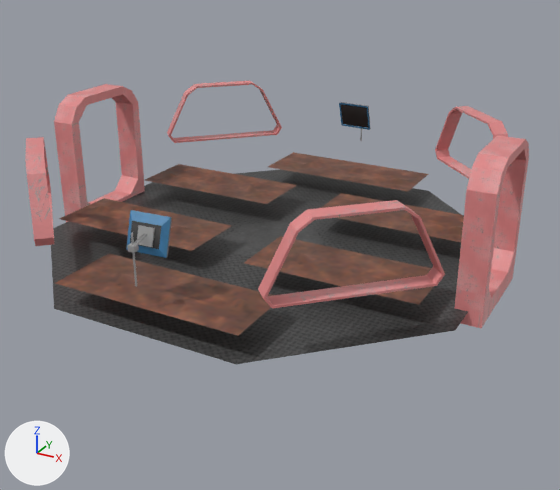
Before and after pictures for a commit that changed the Blender file Assets/homestead/models/large_greenhouse.blend.
Before and after are seen from a 50 mm lens placed at (8.14, -14.47, 7.14), pointed at (0.02, 0.28, -0.24). The axes (+X, +Y, +Z) are drawn at lower left. The lights are the same throughout.

The first picture shows 'Circle', 'Monitor', 'Monitor.001', 'bio_shelf_dirt.001', 'bio_shelf_dirt.002', 'corridorAnchor', 'window_frame'.
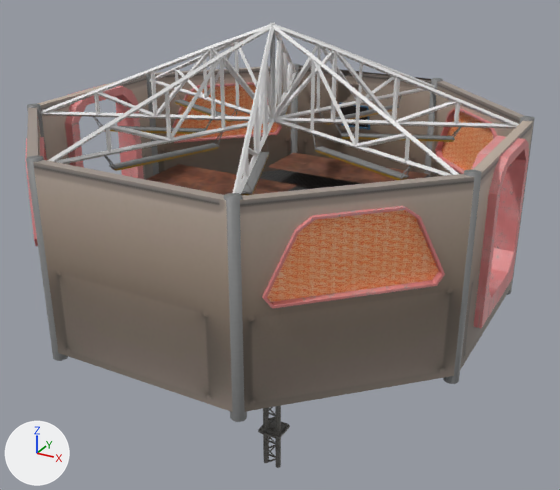
Commit message: Final skin on large greenhouse exterior components

The change, as a diff of the scene's bpy script:
```diff
--- a/Assets/homestead/models/large_greenhouse.blend.py
+++ b/Assets/homestead/models/large_greenhouse.blend.py
@@ me_cube_002 @@
 # used by ob_walls_monitor; location = (0.0, 0.0, 0.0)
-me_cube_002.from_pydata(...)  # 48 vertices, 9 faces, 18 loose edges; spans x -5.1..5.1, y -5.1..5.1, z -0.9..3.0
+me_cube_002.from_pydata(...)  # 208 vertices, 95 faces, 18 loose edges; spans x -5.1..5.1, y -5.1..5.1, z -0.9..3.0
+# me_cube_002 part 1: a new loose piece of 32 vertices spanning x 4.91..5.1, y -2.05..2.05, z -0.9..3.0, in mat_hdu_01_jpg (picture img_hdu_01_jpg)
+# me_cube_002 part 2: a new loose piece of 32 vertices spanning x -5.1..-4.91, y -2.05..2.05, z -0.9..3.0, in mat_hdu_01_jpg (picture img_hdu_01_jpg)
+# me_cube_002 part 3: 24 vertices added at x 2.02..5.05, y -5.05..-2.02, z -0.9..3.0
+# me_cube_002 part 4: 24 vertices added at x 2.02..5.05, y 2.02..5.05, z -0.9..3.0
+# me_cube_002 part 5: 24 vertices added at x -5.05..-2.02, y 2.02..5.05, z -0.9..3.0
+# me_cube_002 part 6: 24 vertices added at x -5.05..-2.02, y -5.05..-2.02, z -0.9..3.0
 me_cube_002.materials.append(mat_hdu_01_jpg)
@@ ob_window @@
 _m = ob_window.modifiers.new('Array', 'ARRAY')
 _m.offset_object = ob_rotor_90
-ob_window.hide_viewport = True
@@ ob_bio_shelf_dirt_002 @@
 ob_bio_shelf_dirt_002.location = (0.0, 0.0, 0.0)
-_m = ob_bio_shelf_dirt_002.modifiers.new('Mirror', 'MIRROR')
-_m.use_axis = (False, True, False)
@@ ob_lattice @@
 _m = ob_lattice.modifiers.new('Array', 'ARRAY')
 _m.offset_object = ob_rotor_45
-ob_lattice.hide_viewport = True
@@ ob_octagon_posts @@
 _m = ob_octagon_posts.modifiers.new('Array', 'ARRAY')
 _m.offset_object = ob_rotor__45
-ob_octagon_posts.hide_viewport = True
@@ ob_walls_monitor @@
 ob_walls_monitor.location = (0.0, 0.0, 0.0)
-ob_walls_monitor.hide_viewport = True
@@ ob_stage_pillar @@
 ob_stage_pillar.scale = (0.0141, 0.0178, 0.0141)
-ob_stage_pillar.hide_viewport = True
@@ ob_lamp_ceiling @@
 _m = ob_lamp_ceiling.modifiers.new('Array', 'ARRAY')
 _m.offset_object = ob_rotor_135
-ob_lamp_ceiling.hide_viewport = True
```

What differs and where, as boxes [x1, y1, x2, y2] in the pictures (560 x 490 px):
'walls_monitor', shown: after [27, 65, 533, 412]
'lattice', shown: after [40, 23, 519, 194]
'window', shown (brown): after [174, 85, 493, 302]
'octagon_posts', shown: after [26, 64, 535, 422]
'lamp_ceiling', shown: after [93, 84, 461, 195]
'stage_pillar', shown (black): after [258, 406, 290, 468]
part 1 of me_cube_002, added: after [460, 121, 533, 370]
part 2 of me_cube_002, added (brown): after [37, 76, 153, 179]
part 3 of me_cube_002, added: after [240, 174, 475, 412]
part 4 of me_cube_002, added: after [430, 81, 524, 177]
part 5 of me_cube_002, added (brown): after [155, 65, 291, 174]
part 6 of me_cube_002, added: after [27, 108, 41, 157]
'Circle', unchanged, covered by the edit: before [51, 169, 468, 364]; after [260, 170, 362, 191]
'bio_shelf_dirt.001', unchanged, covered by the edit: before [59, 164, 464, 305]; after [145, 164, 296, 196]
'window_frame', unchanged, covered by the edit: before [25, 80, 508, 308]; after [25, 82, 497, 308]
'Monitor.001', unchanged, covered by the edit: before [126, 210, 172, 286]
